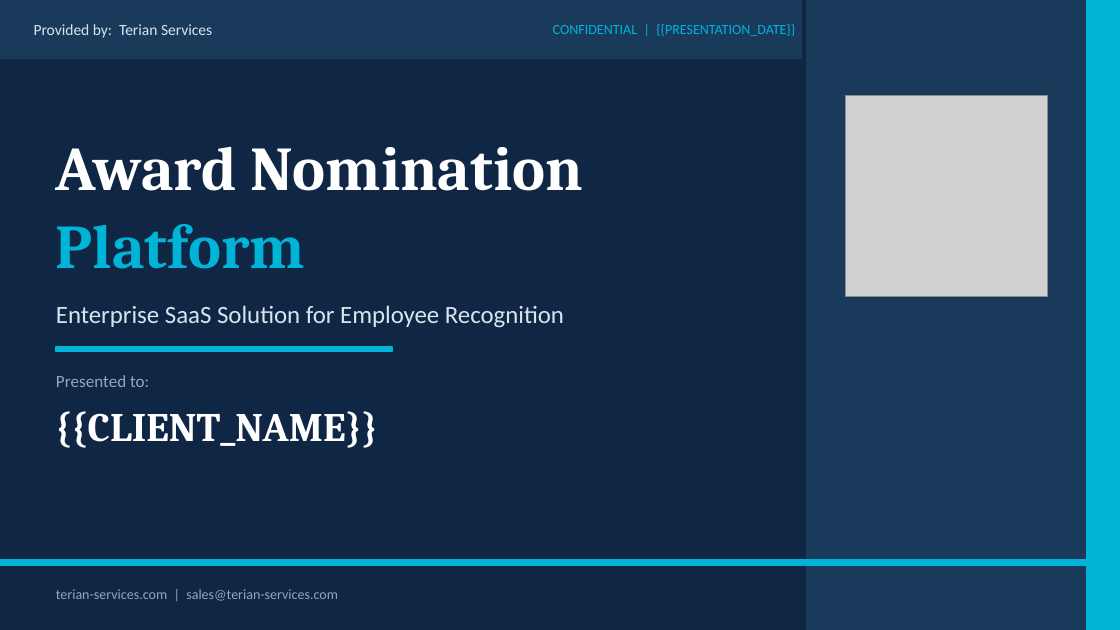
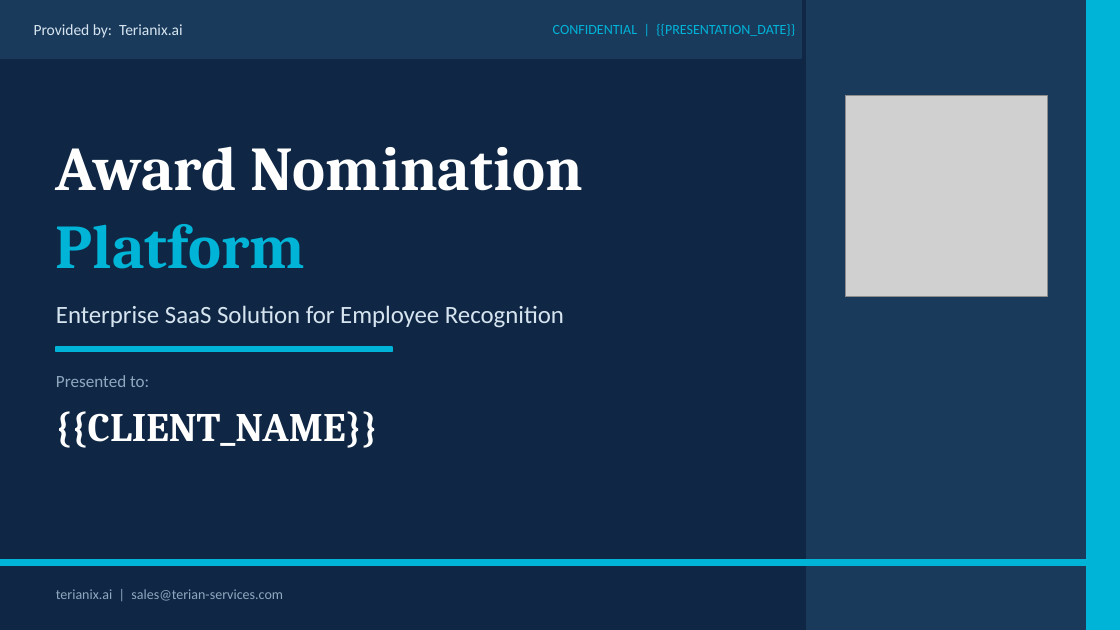
Before and after one commit to DTerian64/Terian_Services, a slide deck: slide 1 of blob_templates/award_nomination_onboarding_template.pptx. Drawn at 1120x630 pixels with LibreOffice and Linux fonts; fonts in the diff are those of the drawing; grey boxes stand for pictures. Boxes give left, top, right and bottom in pixels: in the first picture for what was removed or moved away, otherwise in the second. Text is boxed around its words. In the diff, an @@ line names an element or a change of style, - is before the commit and + after.

Commit message:
Terianix in the engagement presentation

```diff
--- a/blob_templates/award_nomination_onboarding_template.pptx
+++ b/blob_templates/award_nomination_onboarding_template.pptx
@@ text at (34,24,183,38): text changed @@
-Provided by: Terian Services
+Provided by: Terianix.ai
@@ text at (56,589,283,601): text changed @@
-terian-services.com | sales@terian-services.com
+terianix.ai | sales@terian-services.com
```
Also in this commit, not shown: 27 other slides changed, 1 other file.
